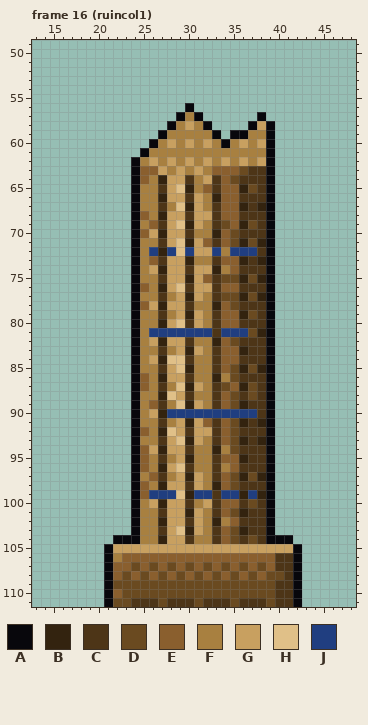
Pixel-art file, stored at art/xsb_tall.aseprite. The first picture shows the starting point.
64x112 pixels, 16 frames. Colours within 5 levels of each other are drawn and written as one. Shown: frame 16 (ruincol1): x 13..48, y 49..111. The commit also changed other frames, which this record leaves out.
Palette (. is transparent): A #08070c  B #33230f  C #4d3517  D #6a4a20  E #8a5f2e  F #a88040  G #c8a060  H #e0c088  J #203e80
Pixels before, frame 16 (ruincol1), first column x 21:
 56 .........A............
 57 ........AFA......A....
 58 .......AFGFA....AGA...
 59 ......AFFFFFA.AAFFA...
 60 .....AFGFGFGFAFGFGA...
 61 ....AFFFFFFFFFFFFFA...
 62 ...AFGFGFGFGFGFGFGA...
 63 ...AEEGFGFGFEEEDCCA...
 64 ...AEFBGGCFGCEDCCCA...
 65 ...AFFCGHBFECEEBDCA...
 66 ...AFFBGGCGFBEECCCA...
 67 ...AFFCFHBGFCEEBCBA...
 68 ...AEFBGGCGGCEECCCA...
 69 ...AFECGHBGFCDEBDCA...
 70 ...AEGBGGCFFBEDCCCA...
 71 ...AFFCGHBGECEDBDBA...
 72 ...AFJBJHJGGJFJJJCA...
 73 ...AFECGGBFFCEEBCBA...
 74 ...AFGBGGCGGBFECCCA...
 75 ...AFFCGGBGECDDBDBA...
 76 ...AEFBGHCGGCEECCCA...
 77 ...AFFCFGBGFCDDBDBA...
 78 ...AEGBGGCFFBEDCCCA...
 79 ...AFFCFGBGFCEEBDCA...
 80 ...AFFBGHCGFCEECCCA...
 81 ...AFJJJJJJJCJJJDBA...
 82 ...AFGBGGCFFBEDCCCA...
 83 ...AFFCFGBGFCEEBCCA...
 84 ...AFGBHHCFFCEECCCA...
 85 ...AFFCGHBFFCEDBDBA...
 86 ...AEFBGGCFFBFDCCCA...
 87 ...AEFCFHBGFCDEBDCA...
 88 ...AFFBHGCFFCEDCDCA...
 89 ...AFECFHBGFCEDBCCA...
 90 ...AFGBJJJJJJJJJJCA...
 91 ...AFFCFGBGECEDBCBA...
 92 ...AEFBHGCGGCEDCCCA...
 93 ...AFFCGHBGFCEDBCBA...
 94 ...AEGBGGCFFBFDCCCA...
 95 ...AEFCFGBFFCEEBCCA...
 96 ...AEFBGHCFFCFECCCA...
 97 ...AFECFGBGFCEDBDBA...
 98 ...AEFBGGCGFBEDCCCA...
 99 ...AEJJJHBJJCJJBJBA...
100 ...AFGBGGCFGCEECDCA...
101 ...AFFCGGBGFCEDBCCA...
102 ...AFFBGGCGFBFECCCA...
103 ...AFFCGHBGFCEDBCCA...
104 .AAAFFBGGCFFCEDCDCAAA.
105 AGGGGGGGGGGGGGGGGGGGGA
106 AFEEEEEEEEEEEEEEEEECCA
107 AEEDEDEDEDEDEDEDEDECCA
108 AEDEDEDEDEDEDEDEDEDDCA
109 ADDDDDDDDDDDDDDDDDDCCA
110 AEDDDDDDDDDDDDDDDDDCCA
111 ADDCCCDCCCDCCCDCCCDCCA
Now the later version:
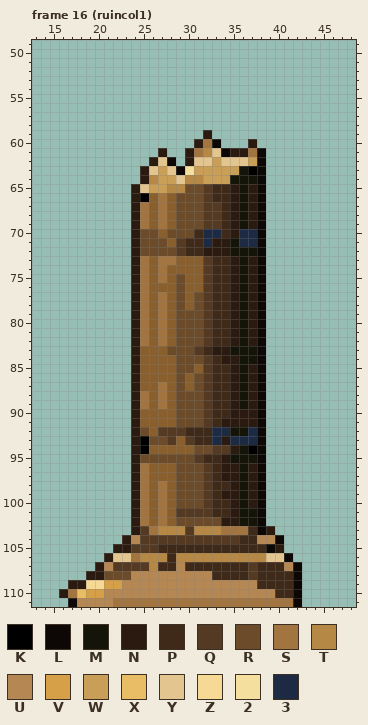
Colours new in this view: K #000000  L #0d0806  M #151408  N #2a1a10  P #3f2919  Q #543a22  R #6c4b2b  S #a17440  T #b58845  U #b58752  V #d6a048  W #c99e56  X #e8bd66  Y #e3c68f  Z #f6d994  2 #f4df9f  3 #1d2a44
Change:
Changed rows in their new state; - is an unchanged pixel.
Frame 16 (ruincol1):
first column x 16:
 56 --------------.------------
 57 -------------...------.----
 58 ------------.....----...---
 59 -----------.....N.-.....---
 60 ----------.....NSL...N..---
 61 ---------..N..NSTYLNNSL.---
 62 --------..NYL.NYYWYYYWL.---
 63 --------.NYWYL2WWWWWMKL.---
 64 --------.NTWWYTTWWWMMML.---
 65 --------NYWWTTRRQPPNMNL.---
 66 --------NKESERRRQPPNMNL.---
 67 --------NSESERRRQQPNMNL.---
 68 --------NSESERRRQQPNMNL.---
 69 --------NS-SERRRQQPNMNL.---
 70 --------NRRERRRP33PN33L.---
 71 --------NRRREQPP3NNM33L.---
 72 --------NRRRRQPPNNNMMML.---
 73 --------NS-SSEEEQPPNMNL.---
 74 --------NSESEEEEQPPNMNL.---
 75 --------NSESEREEQPPNMNL.---
 76 --------NSEEEREEQPPNMNL.---
 77 --------NSESERERQPPNMNL.---
 78 --------NSESERERQPPNMNL.---
 79 --------NSESERRRQPPNMNL.---
 80 --------NSESERRRQPPNMNL.---
 81 --------NSESERRRQPPNMNL.---
 82 --------NSESERRRQPPNMNL.---
 83 --------NEEERRRQPNNMMML.---
 84 --------NEEEERRRQPNNMML.---
 85 --------NEEEERREQPPNMNL.---
 86 --------N-EEERERQPPNMNL.---
 87 --------N-ESERERQPPNMNL.---
 88 --------NSESERRRQPPNMNL.---
 89 --------NS-SERRRQPPNMNL.---
 90 --------NEEEERRRQPPNNNL.---
 91 --------NEEEERRRQPNNNNL.---
 92 --------NREQQQPPP33MM3L.---
 93 --------NKRRQEQPP3N333L.---
 94 --------NKEEEEERRQQNMKL.---
 95 --------NRRRRRRQPPNMMML.---
 96 --------NSEEERRRQPNNMNL.---
 97 --------NS-EERRRQPNNMNL.---
 98 --------NSESERRRQPPNMNL.---
 99 --------NSESERRRQPNNMNL.---
100 --------NSESERRRQPPNMNL.---
101 --------NSESEQQQQPPNMML.---
102 --------NSESERRRRRNNMML.---
103 --------NQSTTTQTTTSSSPLN---
104 ------.NUQQQQQQQQQQQPPUUL.-
105 -----.NNQQQPPPPPPPPPPPPLN..
106 -----NYYSTTTPTTTTTTTTTTYYL.
107 ----NUQQQQTPPUPPPPPPPQPPPUL
108 ---NNRRRUUUUUUUUUPPPPQPPPPL
109 -NNZZVVUUUUUUUUUUUUUUUPPPPL
110 NSXVVUUUUUUUUUUUUUUUUUUUPPL
111 -LUUUUSSSSSSSSSSSSSSSSSSSSL
